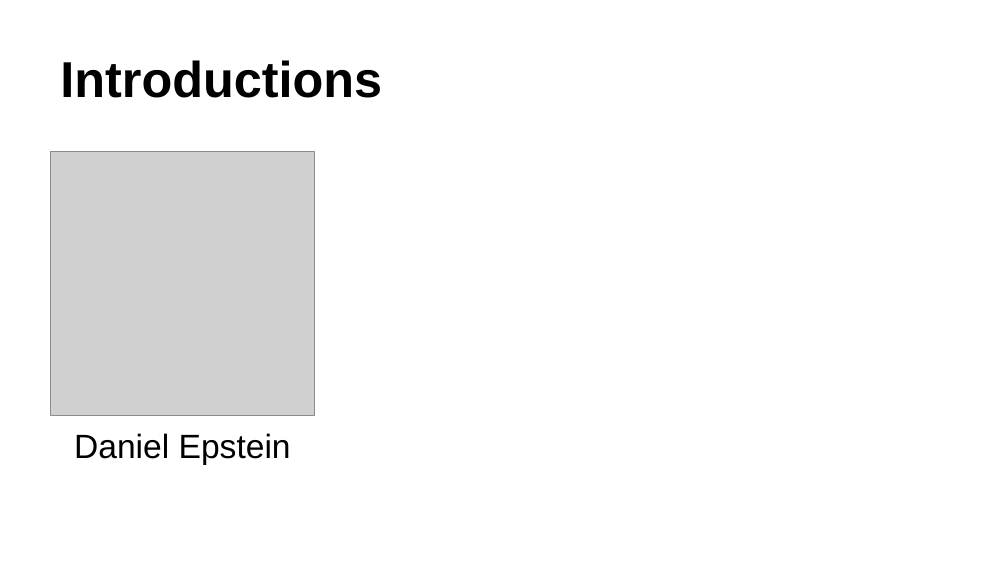
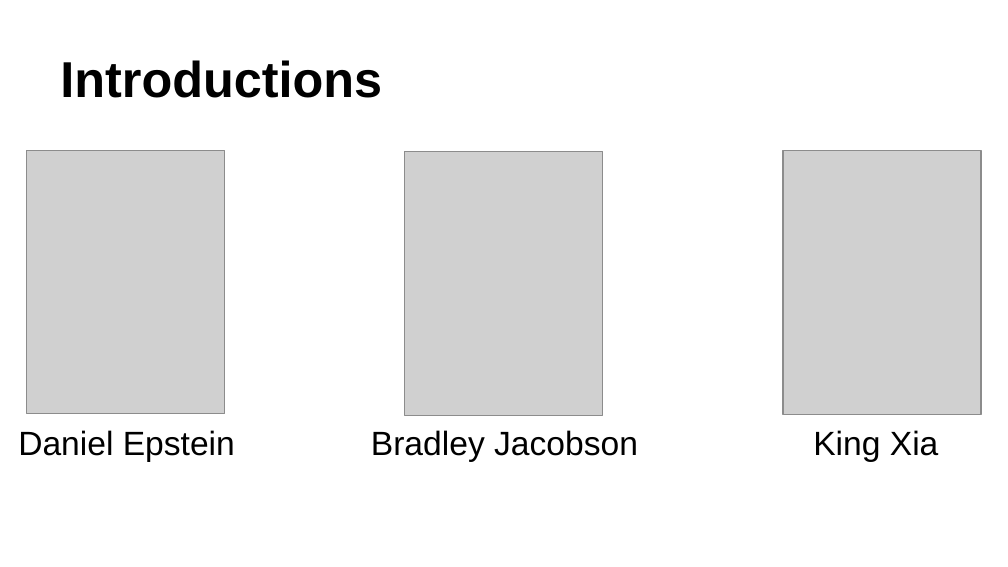
Before and after one commit to uwcse440/web-cse440-au14, a slide deck: slide 2 of slides/section/s01-brainstorm.pptx. Drawn at 1008x567 pixels with LibreOffice and Linux fonts; fonts in the diff are those of the drawing; grey boxes stand for pictures. Boxes give left, top, right and bottom in pixels: in the first picture for what was removed or moved away, otherwise in the second. Text is boxed around its words. In the diff, an @@ line names an element or a change of style, - is before the commit and + after.

Commit message:
Added images for King & Brad
Closes #38

```diff
--- a/slides/section/s01-brainstorm.pptx
+++ b/slides/section/s01-brainstorm.pptx
@@ picture: place and size @@
-picture at <box>50,152,314,415</box>
+picture at <box>27,150,225,413</box>
@@ picture added at <box>405,151,603,415</box> @@
@@ picture added at <box>783,150,982,414</box> @@
@@ text "Daniel Epstein": place and size @@
-text "Daniel Epstein" at <box>74,433,291,465</box>
+text "Daniel Epstein" at <box>18,430,235,462</box>
@@ text added at <box>371,430,638,462</box>, 24 pt, text #000000 @@
+Bradley Jacobson
@@ text added at <box>813,430,939,462</box>, 24 pt, text #000000 @@
+King Xia
```
Also in this commit, not shown: 3 other files.
